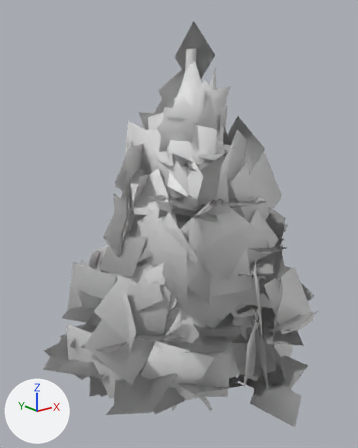
The glTF model models/variants/pine_v3.glb: old version first, new version second.
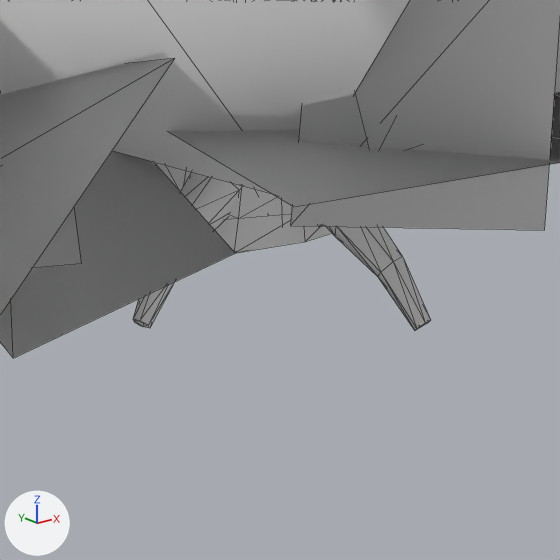
Old and new are each drawn whole from a 50 mm camera at (-8.73, -10.36, 9.78) aimed at (-0.11, 0.41, 5.47) and again close up on the part from 43% to 64% of the width and 82% to 99% of the height. Every picture has the same lights, and +X, +Y and +Z are marked at lower left. The last two pictures show the newer version. The close-ups show mesh edges as thin lines. Where no turn or scale is listed for an object, it has been applied to the vertices. Vertices at exactly the same position are counted once.

The first close-up shows 'Body_Canopy2', 'Body_Trunk' and 1 more.
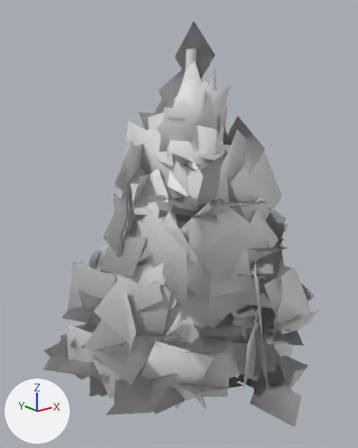
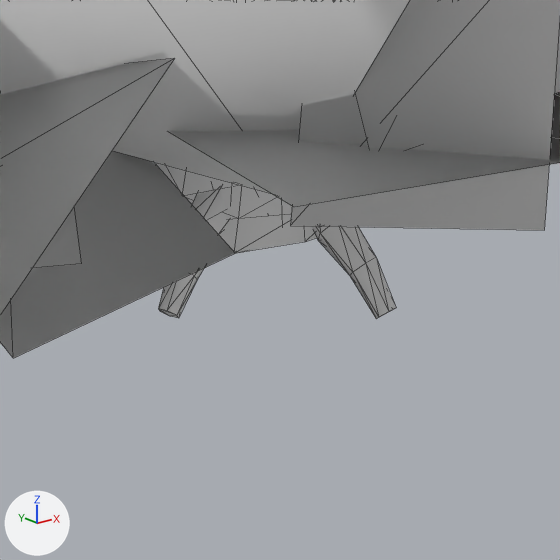
What differs and where, as boxes [x1, y1, x2, y2] in the close-ups (560 x 560 px; the box of a moved part takes in the faces that stretch with it):
'Body_Trunk', reshaped (19% narrower, 7% shorter)
    before: [133, 163, 431, 331]
    after: [156, 163, 396, 319]
part 1 of me_body_trunk, moved or reshaped
    before: [133, 172, 431, 331]
    after: [158, 188, 396, 319]

What changed in the scene script:
```text
Change me_body_trunk:
    used by ob_body_trunk; location = (0.0, 0.0, 0.0)
    remove me_body_trunk.from_pydata(...)  # 630 vertices, 1240 faces; spans x -0.94..1.03, y -1.06..1.02, z -0.15..10.26
    add me_body_trunk.from_pydata(...)  # 630 vertices, 1240 faces; spans x -0.75..0.81, y -0.84..0.81, z -0.24..10.26
    me_body_trunk part 1: 120 of 630 vertices moved; they spanned x -0.94..1.03, y -1.06..1.02, z -0.15..0.41 and now span x -0.75..0.81, y -0.84..0.81, z -0.24..0.34; mean shift (0.0, 0.01, -0.09); largest move (0.0, -1.01, -0.15) -> (0.0, -0.77, -0.23)
```
